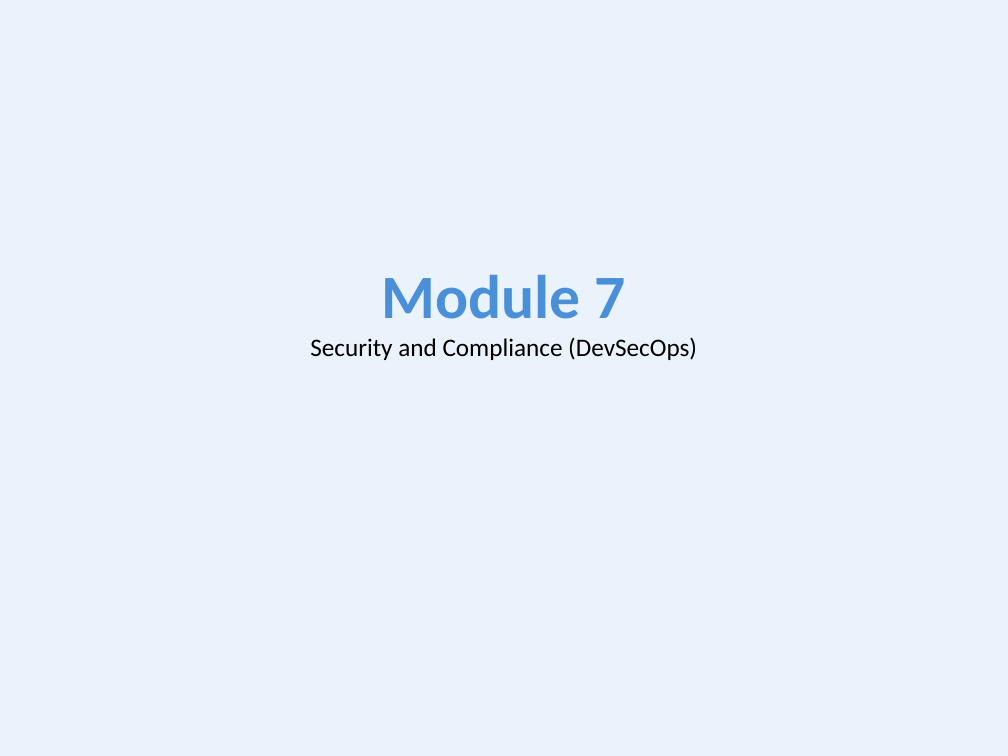
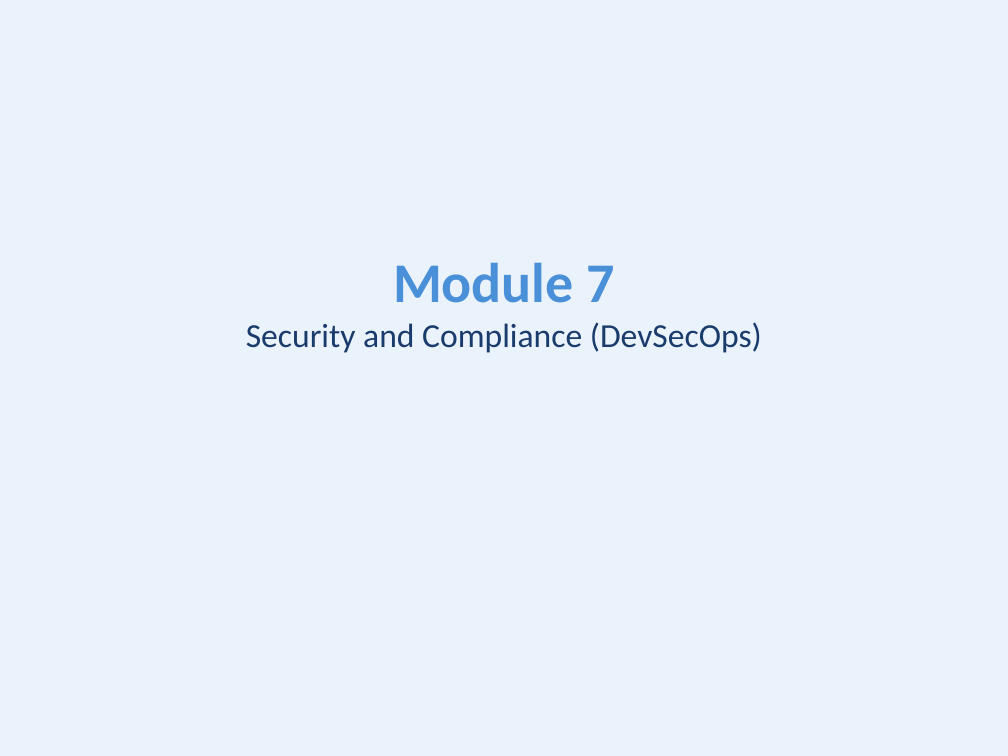
Before and after one commit to kumbulanit/devopsplaformngr, a slide deck: slide 40 of slides/DevOps-PlatformEngineering-Day2.pptx (slide 12 before the commit). Drawn at 1008x756 pixels with LibreOffice and Linux fonts; fonts in the diff are those of the drawing. Boxes give left, top, right and bottom in pixels: in the first picture for what was removed or moved away, otherwise in the second. Text is boxed around its words. In the diff, an @@ line names an element or a change of style, - is before the commit and + after.

```diff
--- a/slides/DevOps-PlatformEngineering-Day2.pptx
+++ b/slides/DevOps-PlatformEngineering-Day2.pptx
@@ text at (x1=246, y1=262, x2=762, y2=353): text changed; size 18 to 24 pt; text colour #000000 to #1A3C6C @@
-Module 7
-Security and Compliance (DevSecOps)
+Module 7
+Security and Compliance (DevSecOps)
```
Also in this commit, not shown: 2 other slides changed, 94 slides added, 3 slides removed, 39 other files.
